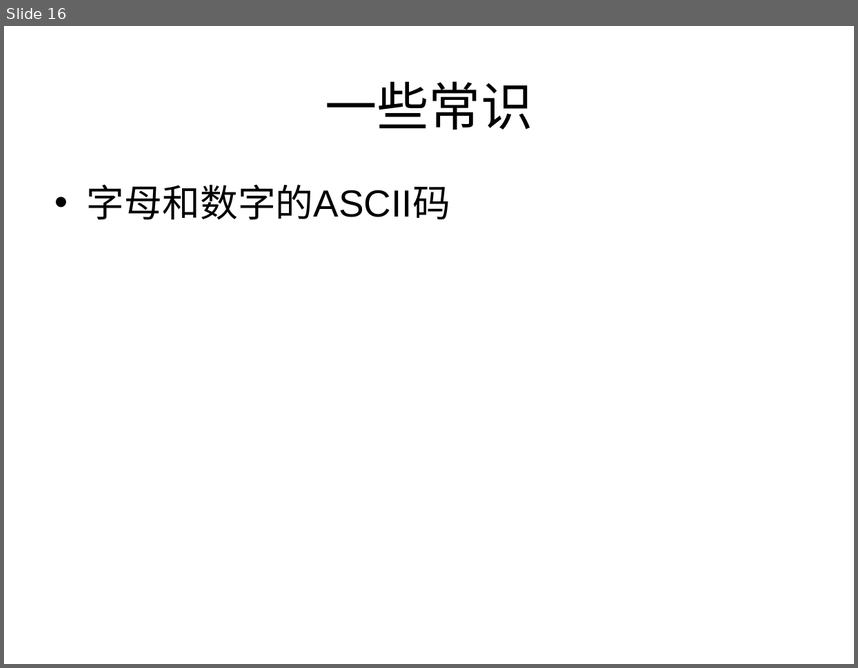
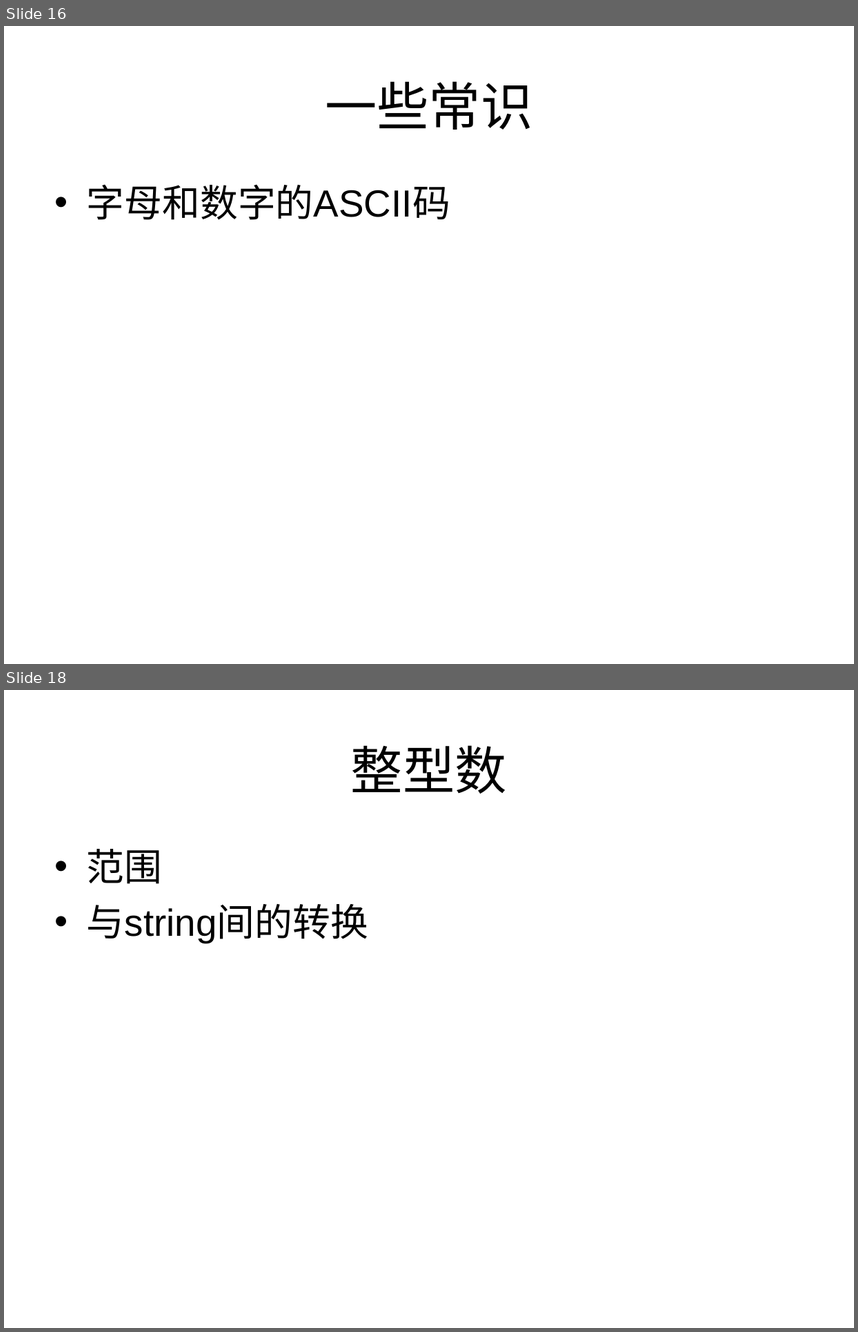
Before and after one commit to houjingbiao/leetcode, a slide deck: solutions/conclusion.ppt. Shown one above the other, each under a label of ours: slide 16 before the commit, slides 16 and 18 after it; the slides between them are not shown. The pictures are 858x668 and 858x1332 pixels, drawn with LibreOffice and Linux fonts; fonts in the diff are those of the drawing. Boxes give left, top, right and bottom in pixels: in the first picture for what was removed or moved away, otherwise in the second. Text is boxed around its words. In the diff, an @@ line names an element or a change of style, - is before the commit and + after.

```diff
--- a/solutions/conclusion.ppt
+++ b/solutions/conclusion.ppt
@@ slide 18 added at bbox=[4, 690, 854, 1328], background #FFFFFF @@
@@ title added at bbox=[351, 745, 507, 793], 44 pt, text #000000 @@
+整型数
@@ text added at bbox=[87, 849, 368, 944], 32 pt, text #000000 @@
+• 范围
+• 与string间的转换
```
Also in this commit, not shown: 1 other slide added, 2 other files.
